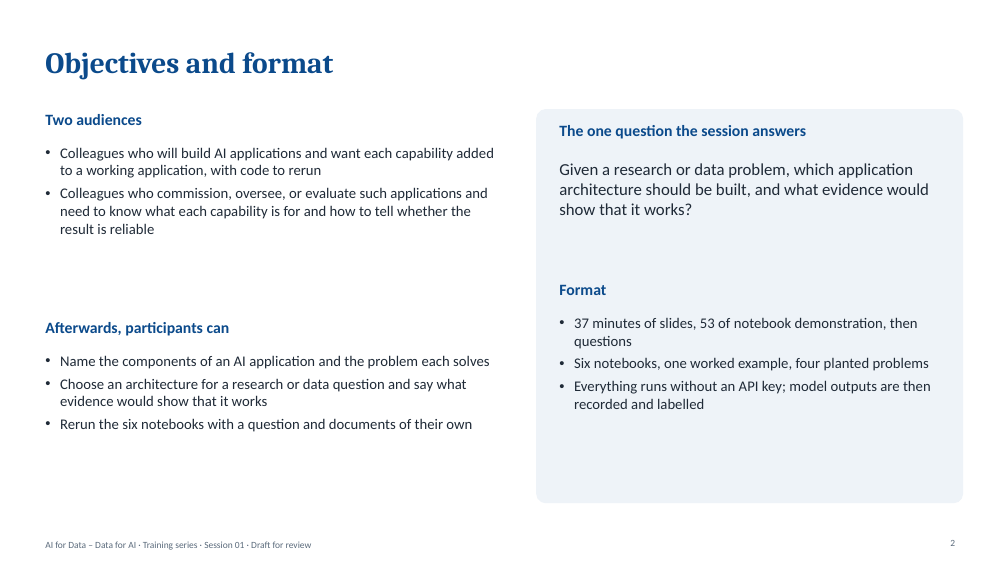
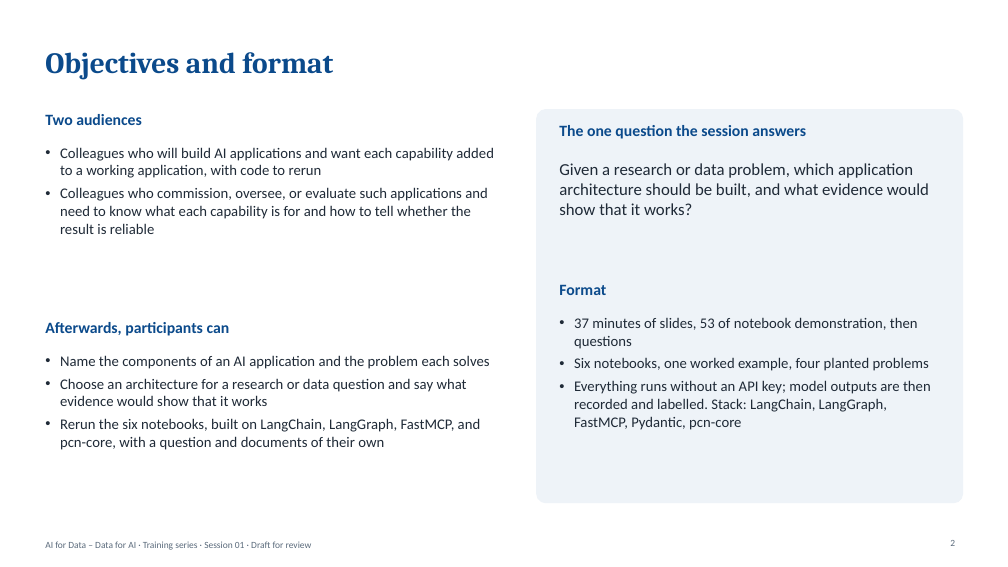
Before and after one commit to worldbank/ai4data, a slide deck: slide 2 of training/session-01-building-ai-applications/slides/deck.pptx. Drawn at 1008x567 pixels with LibreOffice and Linux fonts; fonts in the diff are those of the drawing. Boxes give left, top, right and bottom in pixels: in the first picture for what was removed or moved away, otherwise in the second. Text is boxed around its words. In the diff, an @@ line names an element or a change of style, - is before the commit and + after.

Commit message:
Session 01 rebuilt on popular libraries: LangChain for documents, splitting, embeddings, the vector store, prompts, tools, and structured output; LangGraph through create_agent for the agent loop with a recursion limit; FastMCP for the indicator server and client, with a live listing of the Data360 MCP server's tools; pcn-core for number verification; the shared module reduced to the data, a recorded-output chat model, and helpers; notebooks re-executed with no errors

```diff
--- a/training/session-01-building-ai-applications/slides/deck.pptx
+++ b/training/session-01-building-ai-applications/slides/deck.pptx
@@ text at <box>574,380,931,430</box>: text changed @@
-• Everything runs without an API key; model outputs are then recorded and labelled
+• Everything runs without an API key; model outputs are then recorded and labelled. Stack: LangChain, LangGraph, FastMCP, Pydantic, pcn-core
@@ text at <box>60,418,480,450</box>: text changed @@
-• Rerun the six notebooks with a question and documents of their own
+• Rerun the six notebooks, built on LangChain, LangGraph, FastMCP, and pcn-core, with a question and documents of their own
```
Also in this commit, not shown: 5 other slides changed, 18 other files.
